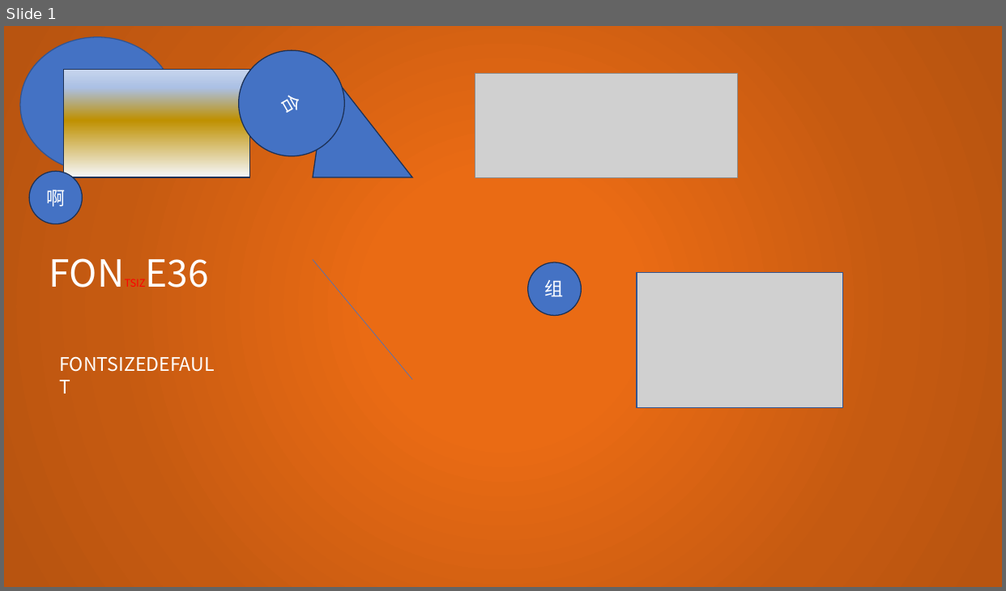
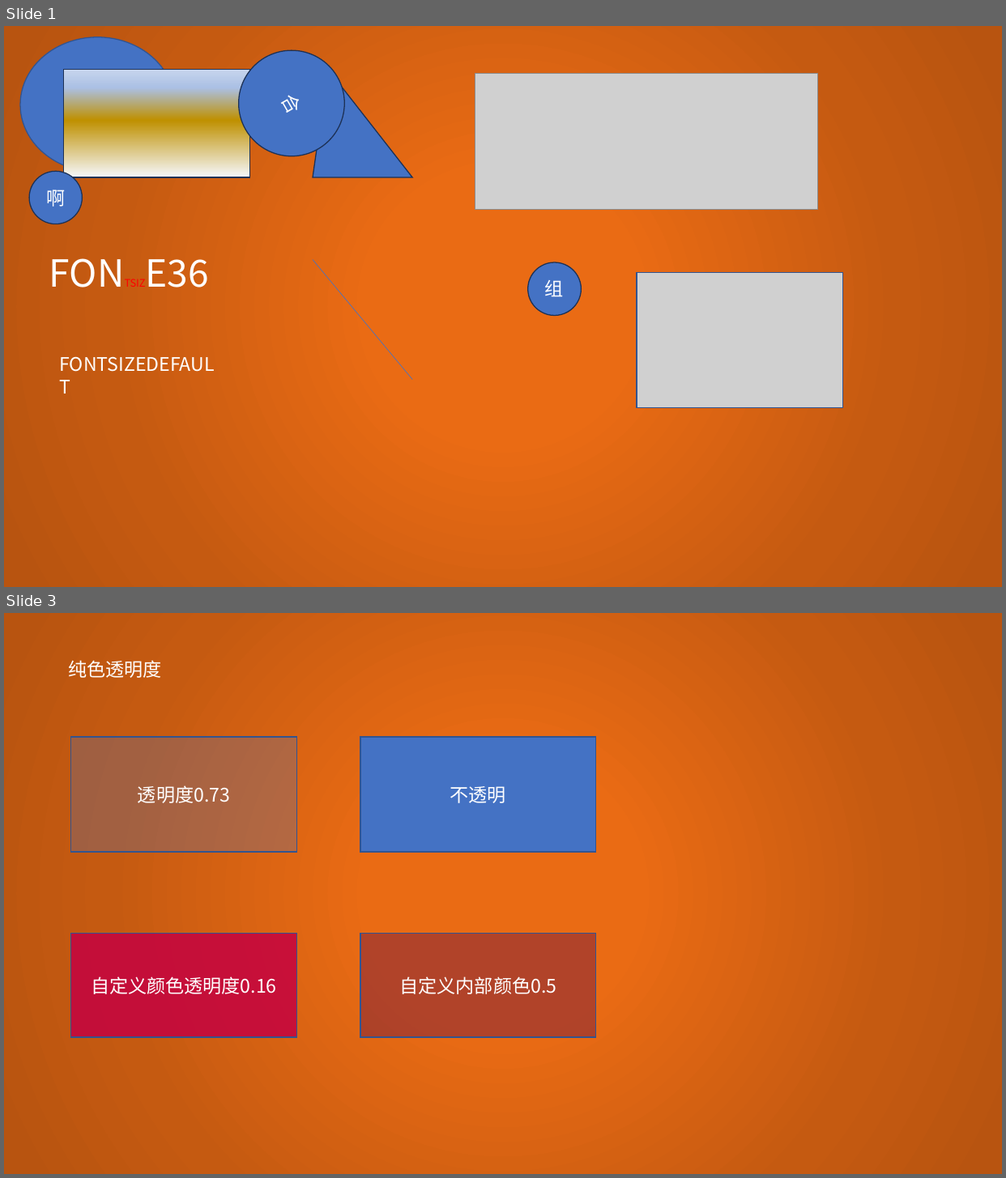
Before and after one commit to Howlcn1997/ooxml-parser, a slide deck: assets/ppt/simple.pptx. Shown one above the other, each under a label of ours: slide 1 before the commit, slides 1 and 3 after it; the slides between them are not shown. The pictures are 1006x591 and 1006x1178 pixels, drawn with LibreOffice and Linux fonts; fonts in the diff are those of the drawing; grey boxes stand for pictures. Boxes give left, top, right and bottom in pixels: in the first picture for what was removed or moved away, otherwise in the second. Text is boxed around its words. In the diff, an @@ line names an element or a change of style, - is before the commit and + after.

```diff
--- a/assets/ppt/simple.pptx
+++ b/assets/ppt/simple.pptx
@@ slide 3 added at (4, 613, 1002, 1174), background gradient #EA6B14 to #C55A11 to #B85410 @@
@@ text added at (68, 660, 161, 678), 18 pt, text #FFFFFF @@
+纯色透明度
@@ rectangle added at (71, 737, 296, 853), fill #4472C4 at 27% opacity, outline #325491 1 pt, 18 pt, text #FFFFFF @@
+透明度0.73
@@ rectangle added at (360, 737, 596, 853), fill #4472C4, outline #325491 1 pt, 18 pt, text #FFFFFF @@
+不透明
@@ rectangle added at (71, 934, 296, 1037), fill #C40041 at 84% opacity, outline #325491 1 pt, 18 pt, text #FFFFFF @@
+自定义颜色透明度0.16
@@ rectangle added at (360, 934, 596, 1037), fill #791D3E at 50% opacity, outline #325491 1 pt, 18 pt, text #FFFFFF @@
+自定义内部颜色0.5
@@ slide 1 changed as well @@
@@ picture: place and size @@
-picture at (475, 74, 738, 178)
+picture at (475, 74, 818, 209)
```
Also in this commit, not shown: 1 other slide added, 2 slides removed, 14 other files.
